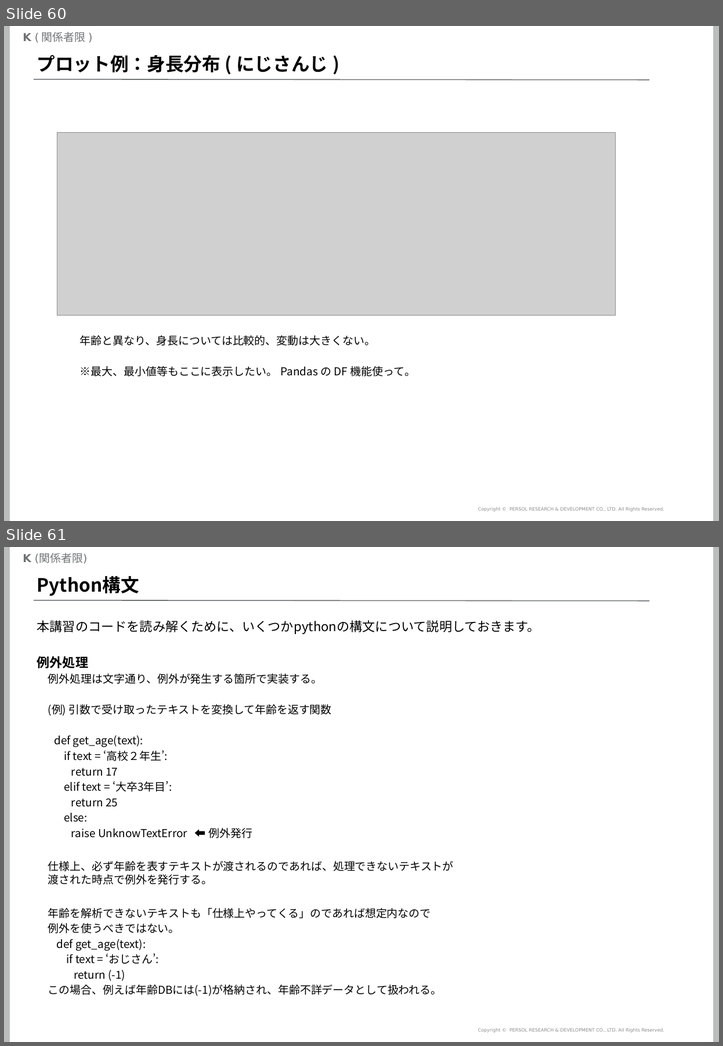
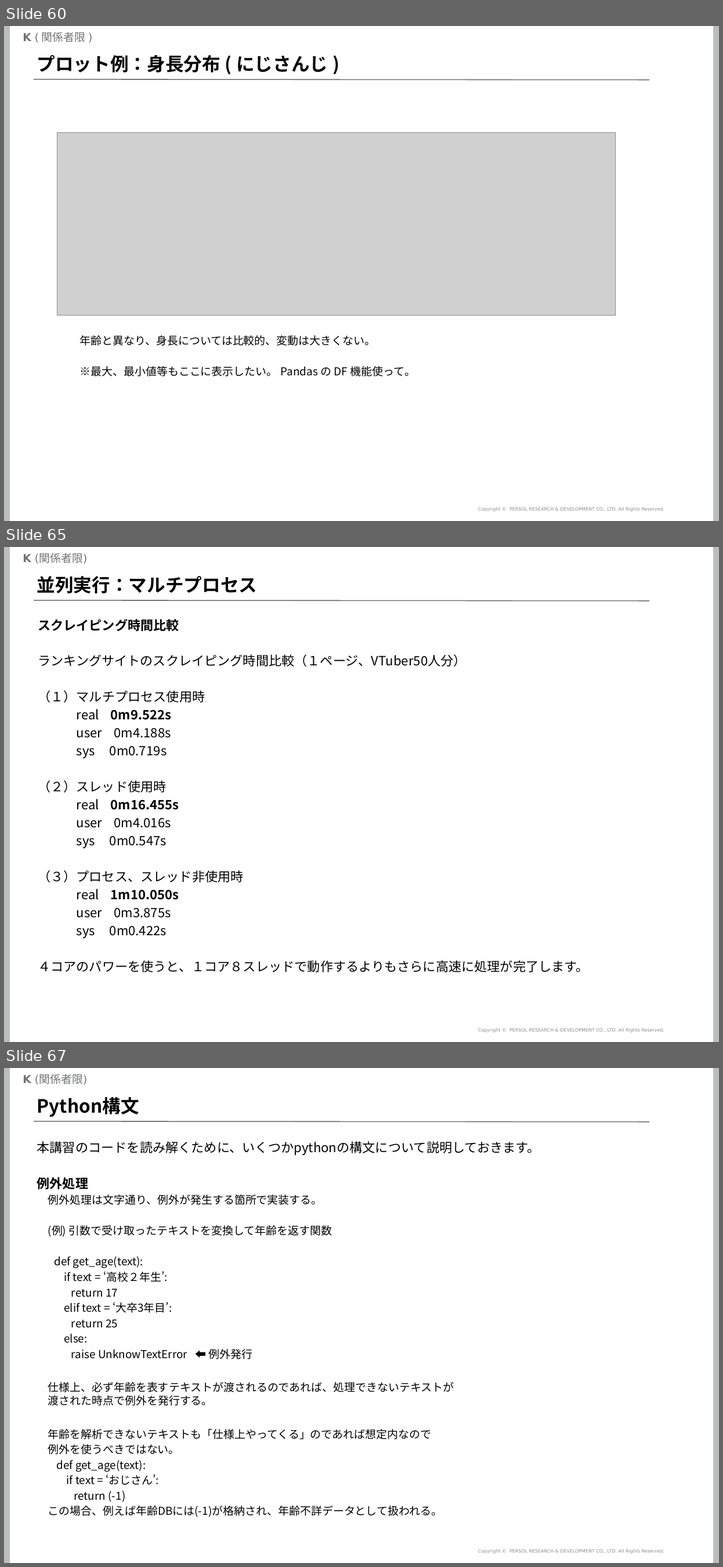
Before and after one commit to mogrodown/python_session, a slide deck: doc/python中級講座_2020.pptx. Shown one above the other, each under a label of ours: slides 60 and 61 before the commit, slides 60, 65 and 67 after it; the slides between them are not shown. The pictures are 723x1046 and 723x1567 pixels, drawn with LibreOffice and Linux fonts; fonts in the diff are those of the drawing; grey boxes stand for pictures; background and template pictures are left out. Boxes give left, top, right and bottom in pixels: in the first picture for what was removed or moved away, otherwise in the second. Text is boxed around its words. In the diff, an @@ line names an element or a change of style, - is before the commit and + after.

```diff
--- a/doc/python中級講座_2020.pptx
+++ b/doc/python中級講座_2020.pptx
@@ slide 65 added at bbox=[4, 547, 719, 1042], background #FFFFFF; not listed: 5 template elements that a slide beside it also shows @@
@@ title added at bbox=[37, 576, 257, 593], 20 pt, text #000000, bold @@
+並列実行：マルチプロセス
@@ text added at bbox=[38, 619, 589, 972], 14 pt, text #000000 @@
+スクレイピング時間比較
+ランキングサイトのスクレイピング時間比較（１ページ、VTuber50人分）
+（１）マルチプロセス使用時
+real 0m9.522s
+user 0m4.188s
+sys 0m0.719s
+（２）スレッド使用時
+real 0m16.455s
+user 0m4.016s
+sys 0m0.547s
+（３）プロセス、スレッド非使用時
+real 1m10.050s
+user 0m3.875s
+sys 0m0.422s
+４コアのパワーを使うと、１コア８スレッドで動作するよりもさらに高速に処理が完了します。
@@ what was slide 61 is now slide 67 @@
```
Also in this commit, not shown: 5 other slides added, 3 other files.
